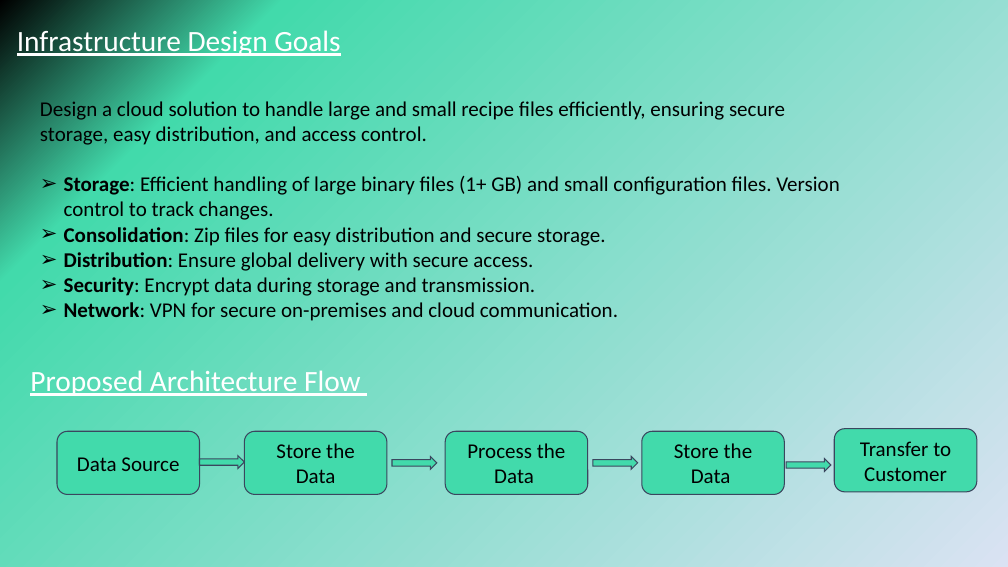
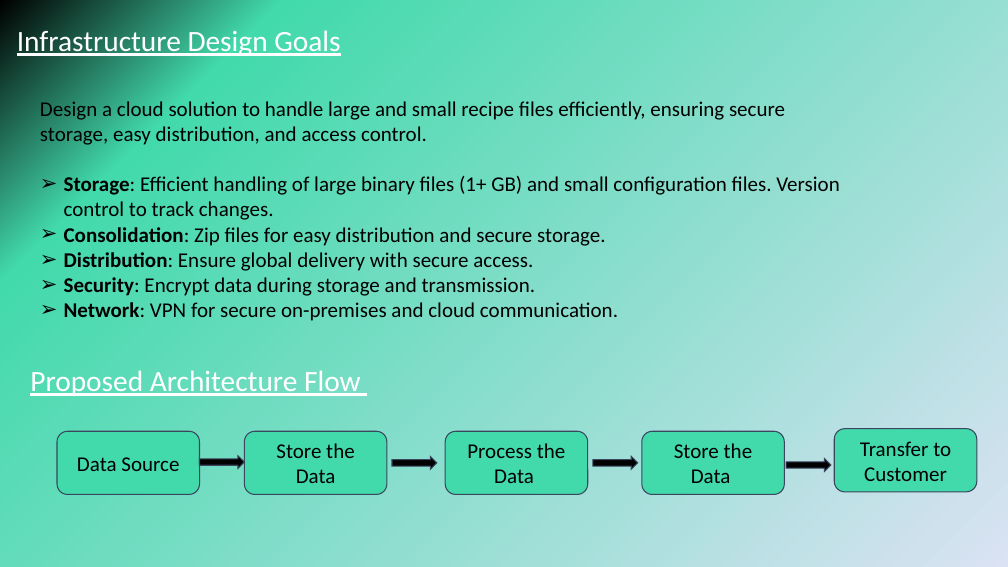
Before and after one commit to Sarathgopal/Circu-Li-ion, a slide deck: slide 3 of Circu Li Ion.pptx. Drawn at 1008x567 pixels with LibreOffice and Linux fonts; fonts in the diff are those of the drawing. Boxes give left, top, right and bottom in pixels: in the first picture for what was removed or moved away, otherwise in the second. Text is boxed around its words. In the diff, an @@ line names an element or a change of style, - is before the commit and + after.

Commit message:
updated

```diff
--- a/Circu Li Ion.pptx
+++ b/Circu Li Ion.pptx
@@ fill #42DAAB to #000000 in 4 elements at box(200, 456, 244, 469), box(392, 457, 437, 470), box(593, 457, 637, 470), box(786, 459, 831, 472) @@
```
Also in this commit, not shown: 1 slide removed.
